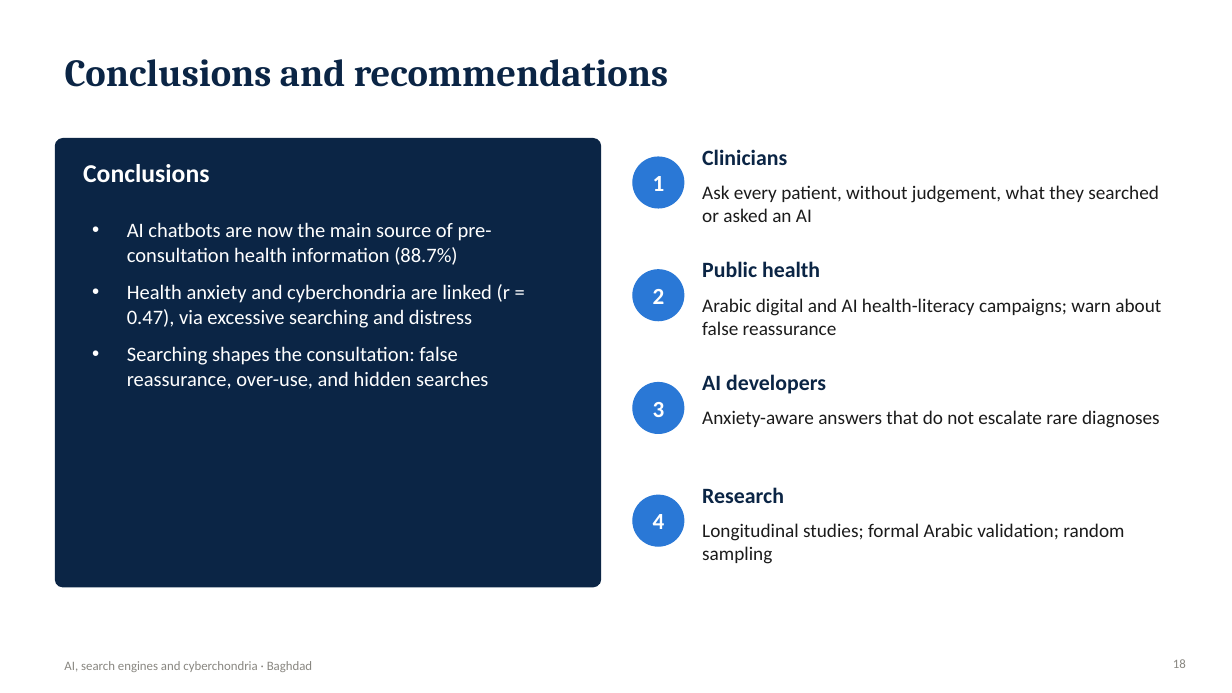
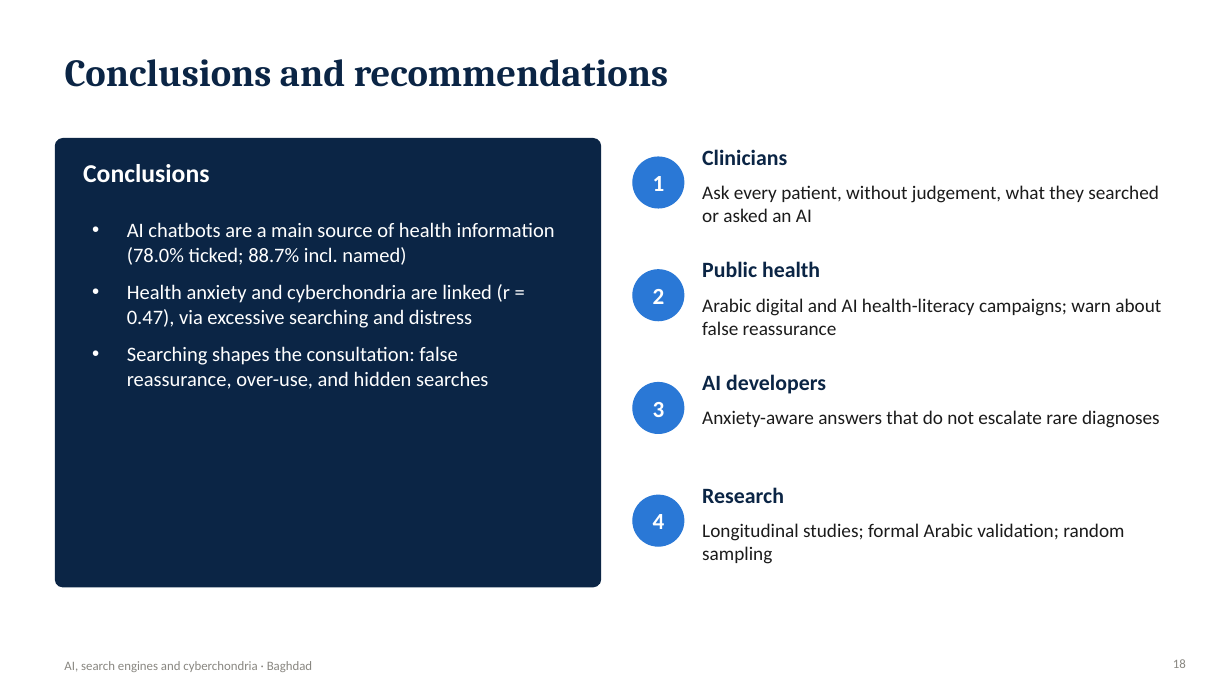
Before and after one commit to Yaseen279/History-Exam, a slide deck: slide 18 of research/output/study/Defence_Presentation.pptx. Drawn at 1232x693 pixels with LibreOffice and Linux fonts; fonts in the diff are those of the drawing. Boxes give left, top, right and bottom in pixels: in the first picture for what was removed or moved away, otherwise in the second. Text is boxed around its words. In the diff, an @@ line names an element or a change of style, - is before the commit and + after.

```diff
--- a/research/output/study/Defence_Presentation.pptx
+++ b/research/output/study/Defence_Presentation.pptx
@@ text at (127, 222, 555, 265): text changed @@
-• AI chatbots are now the main source of pre-consultation health information (88.7%)
+• AI chatbots are a main source of health information (78.0% ticked; 88.7% incl. named)
```
Also in this commit, not shown: 7 other slides changed, 14 other files.
